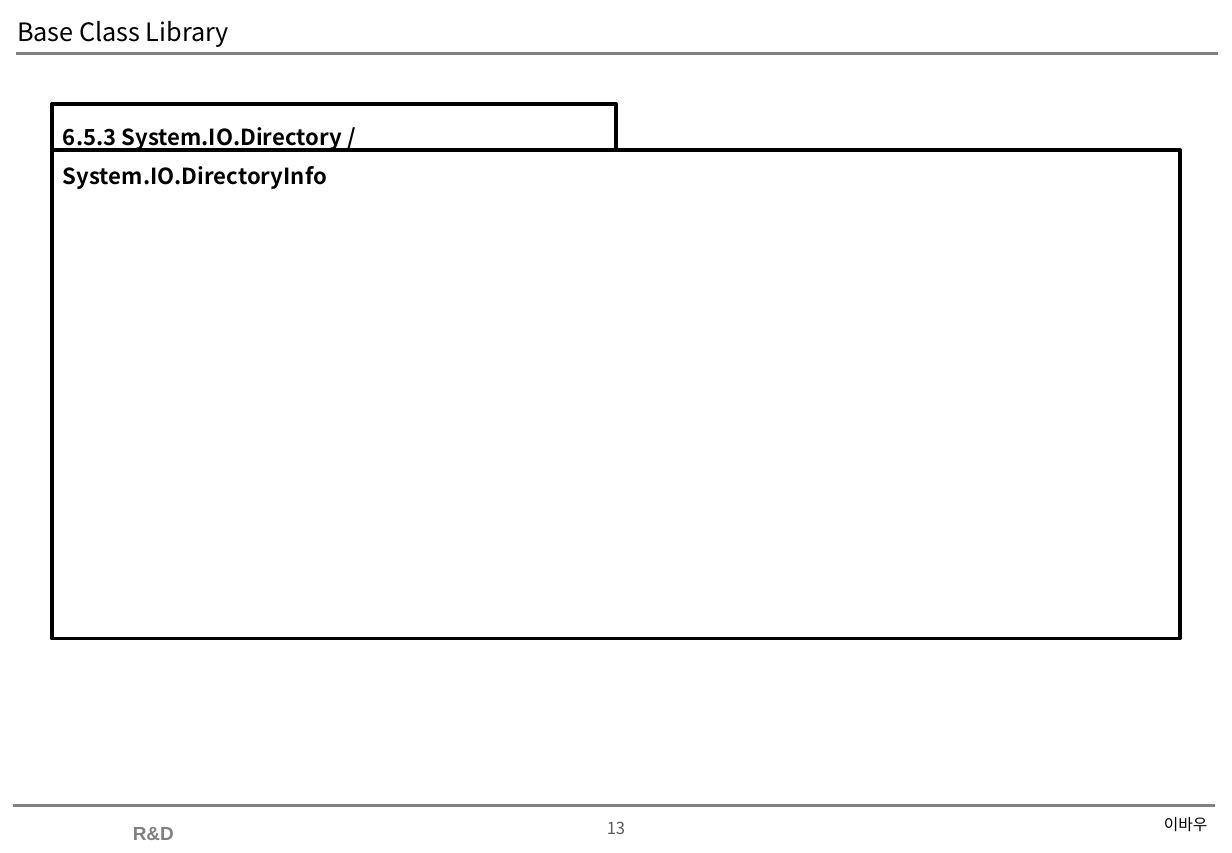
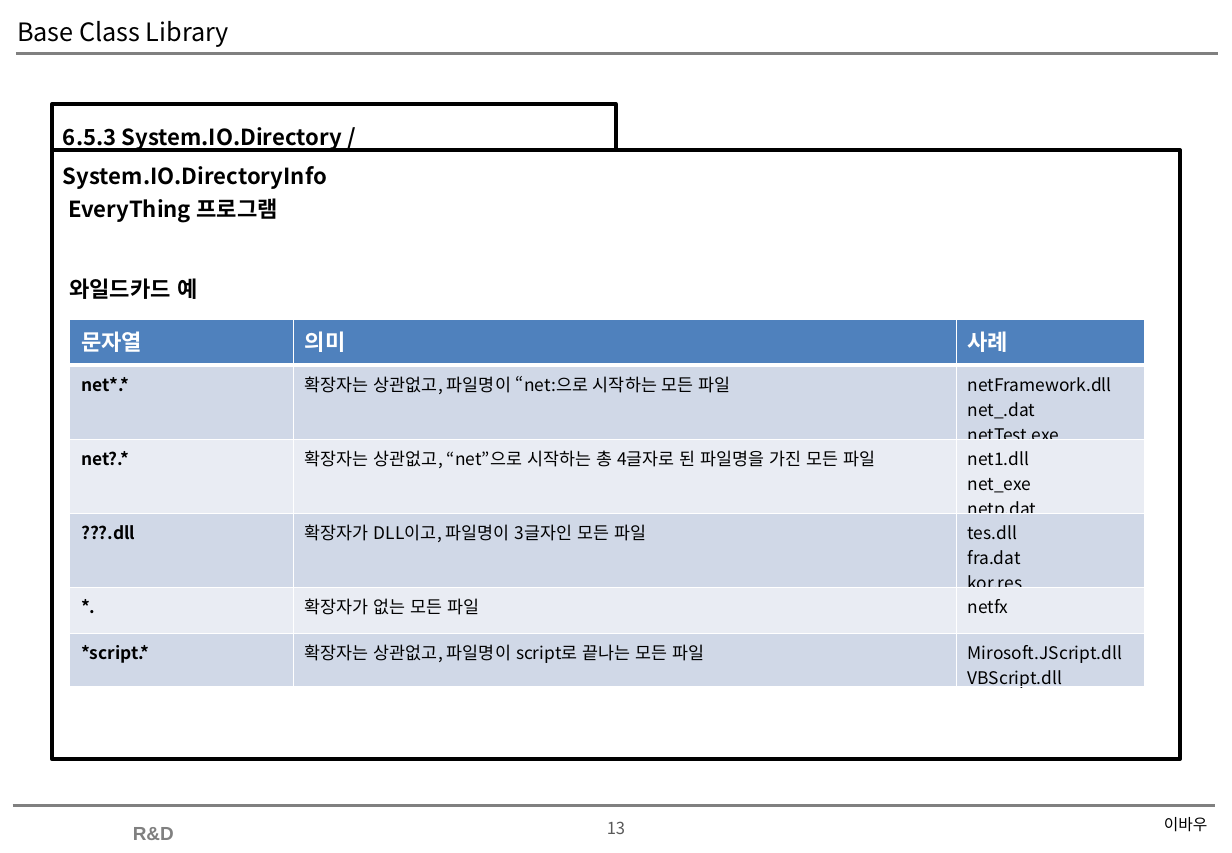
Before and after one commit to soultomind/CSharpStudy, a slide deck: slide 13 of CSharpStudy.Day20200704/Base Class Library.pptx. Drawn at 1232x853 pixels with LibreOffice and Linux fonts; fonts in the diff are those of the drawing; background and template pictures are left out. Boxes give left, top, right and bottom in pixels: in the first picture for what was removed or moved away, otherwise in the second. Text is boxed around its words. In the diff, an @@ line names an element or a change of style, - is before the commit and + after.

```diff
--- a/CSharpStudy.Day20200704/Base Class Library.pptx
+++ b/CSharpStudy.Day20200704/Base Class Library.pptx
@@ rectangle "EveryThing 프로그램": place and size @@
-rectangle "EveryThing 프로그램" at [52, 150, 1181, 639]
+rectangle "EveryThing 프로그램" at [52, 150, 1181, 760]
@@ text in rectangle at [68, 198, 277, 299]: text added @@
+EveryThing 프로그램
+와일드카드 예
@@ table added at [69, 320, 1144, 693], 6 rows, 3 columns @@
+문자열 | 의미 | 사례
+net*.* | 확장자는 상관없고, 파일명이 “net:으로 시작하는 모든 파일 | netFramework.dll / net_.dat / netTest.exe
+net?.* | 확장자는 상관없고, “net”으로 시작하는 총 4글자로 된 파일명을 가진 모든 파일 | net1.dll / net_exe / netp.dat
+???.dll | 확장자가 DLL이고, 파일명이 3글자인 모든 파일 | tes.dll / fra.dat / kor.res
+*. | 확장자가 없는 모든 파일 | netfx
+*script.* | 확장자는 상관없고, 파일명이 script로 끝나는 모든 파일 | Mirosoft.JScript.dll / VBScript.dll
```
Also in this commit, not shown: 2 slides added, 2 other files.
